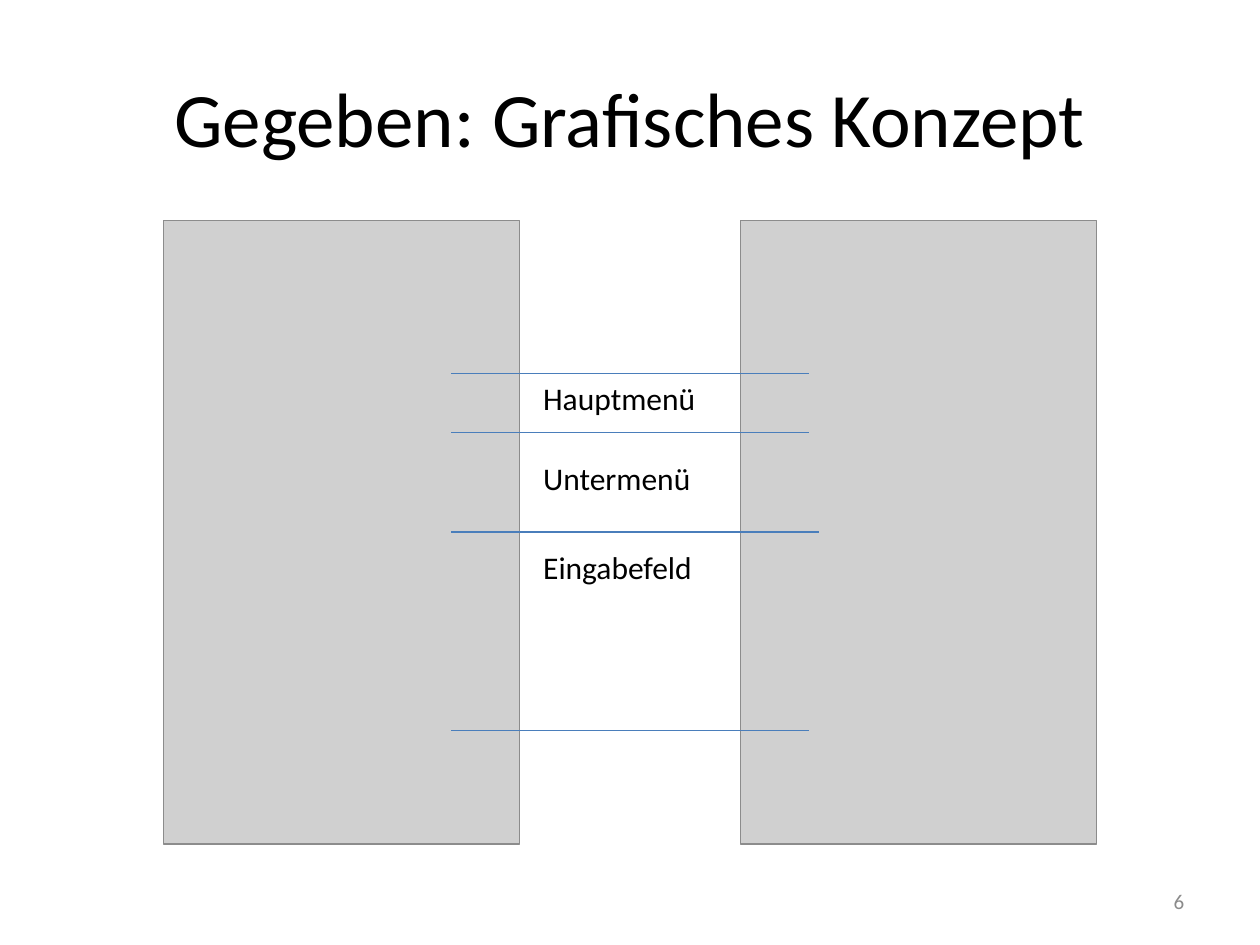
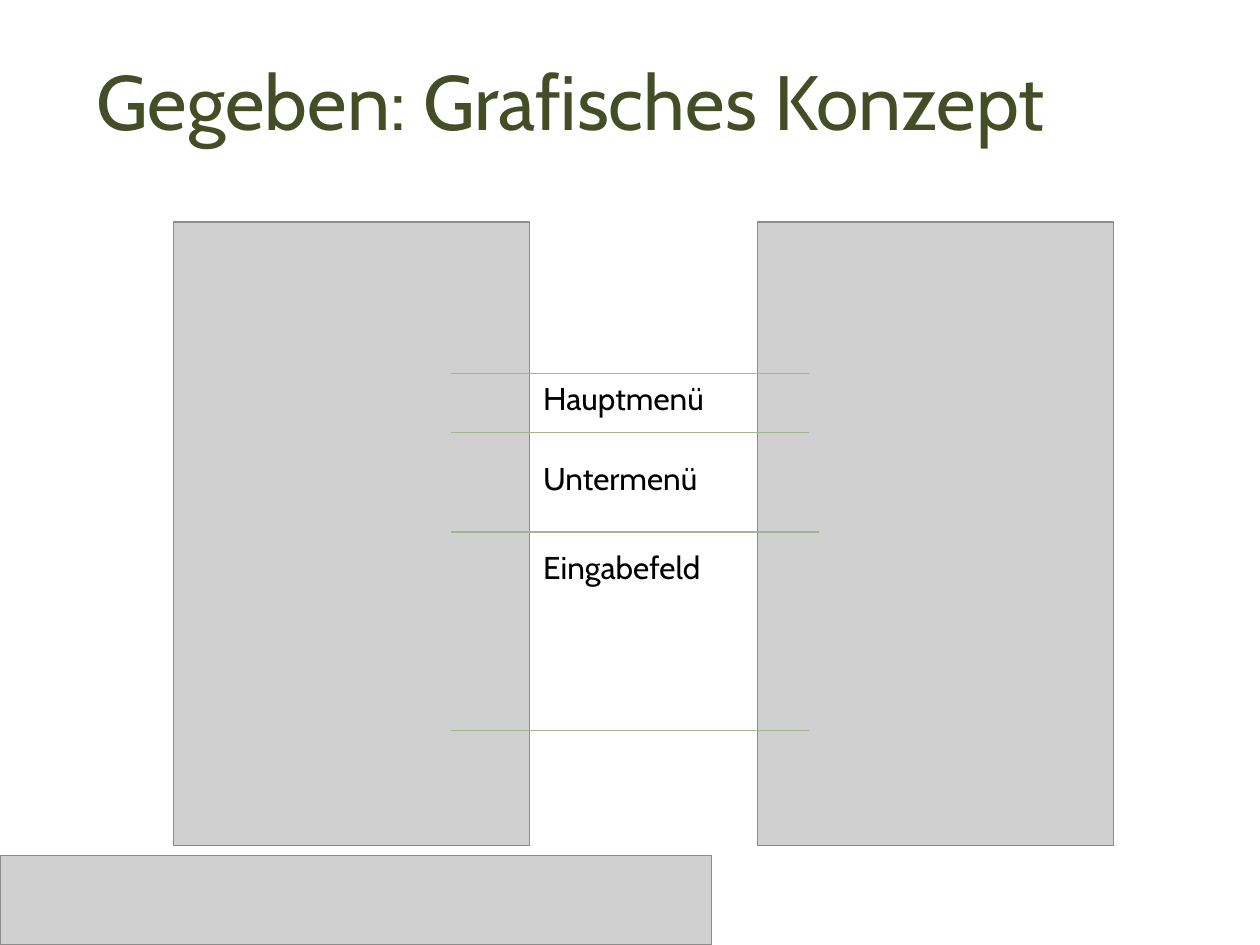
Before and after one commit to janhelmle/weiterbildung_fachinformatiker_ihk_projektantrag, a slide deck: slide 6 of praesentation/Projektpräsentation.pptx. Drawn at 1260x945 pixels with LibreOffice and Linux fonts; fonts in the diff are those of the drawing; grey boxes stand for pictures. Boxes give left, top, right and bottom in pixels: in the first picture for what was removed or moved away, otherwise in the second. Text is boxed around its words. In the diff, an @@ line names an element or a change of style, - is before the commit and + after.

```diff
--- a/praesentation/Projektpräsentation.pptx
+++ b/praesentation/Projektpräsentation.pptx
@@ title "Gegeben: Grafisches Konzept": place and size @@
-title "Gegeben: Grafisches Konzept" at (174,93,1085,161)
+title "Gegeben: Grafisches Konzept" at (96,72,1044,147)
@@ title "Gegeben: Grafisches Konzept" at (96,72,1044,147): font Calibri to Cabin, text colour #000000 to #444D26; alignment centre to left @@
@@ picture: place and size @@
-picture at (163,220,519,844)
+picture at (174,222,530,845)
@@ picture: place and size @@
-picture at (741,220,1097,844)
+picture at (757,222,1114,845)
@@ line (451, 373) - (809, 373): stroke #4B7EBC 0.75 pt to #A5B592 0.79 pt @@
@@ line (451, 433) - (809, 433): stroke #4B7EBC 0.75 pt to #A5B592 0.79 pt @@
@@ line (451, 532) - (819, 532): stroke #4B7EBC 0.75 pt to #A5B592 0.79 pt @@
@@ font Calibri to Cabin in 3 elements at (543,388,704,418), (543,468,697,491), (543,555,700,586) @@
@@ line (451, 731) - (809, 731): stroke #4B7EBC 0.75 pt to #A5B592 0.79 pt @@
@@ picture added at (0,856,712,945) @@
@@ page number removed at (1174,895,1185,909) @@
-6
```
Also in this commit, not shown: 16 other slides changed, 1 other file.
